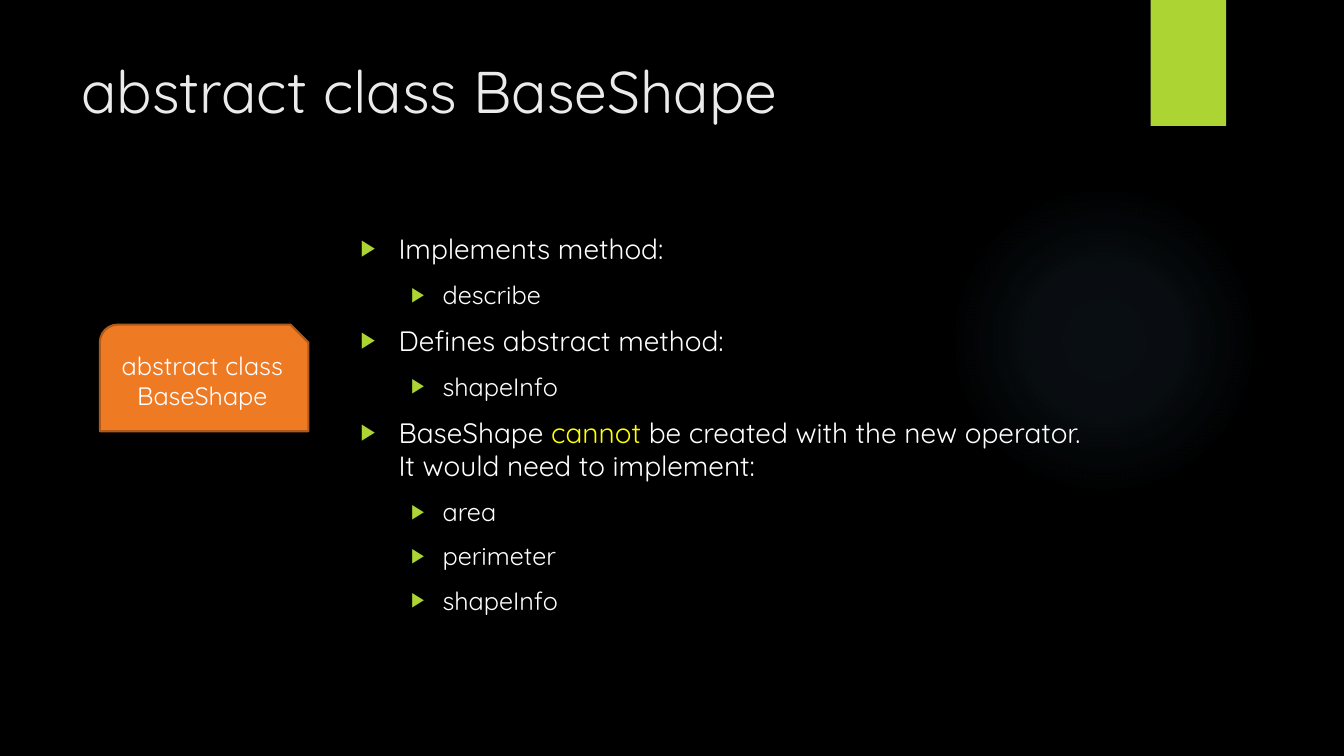
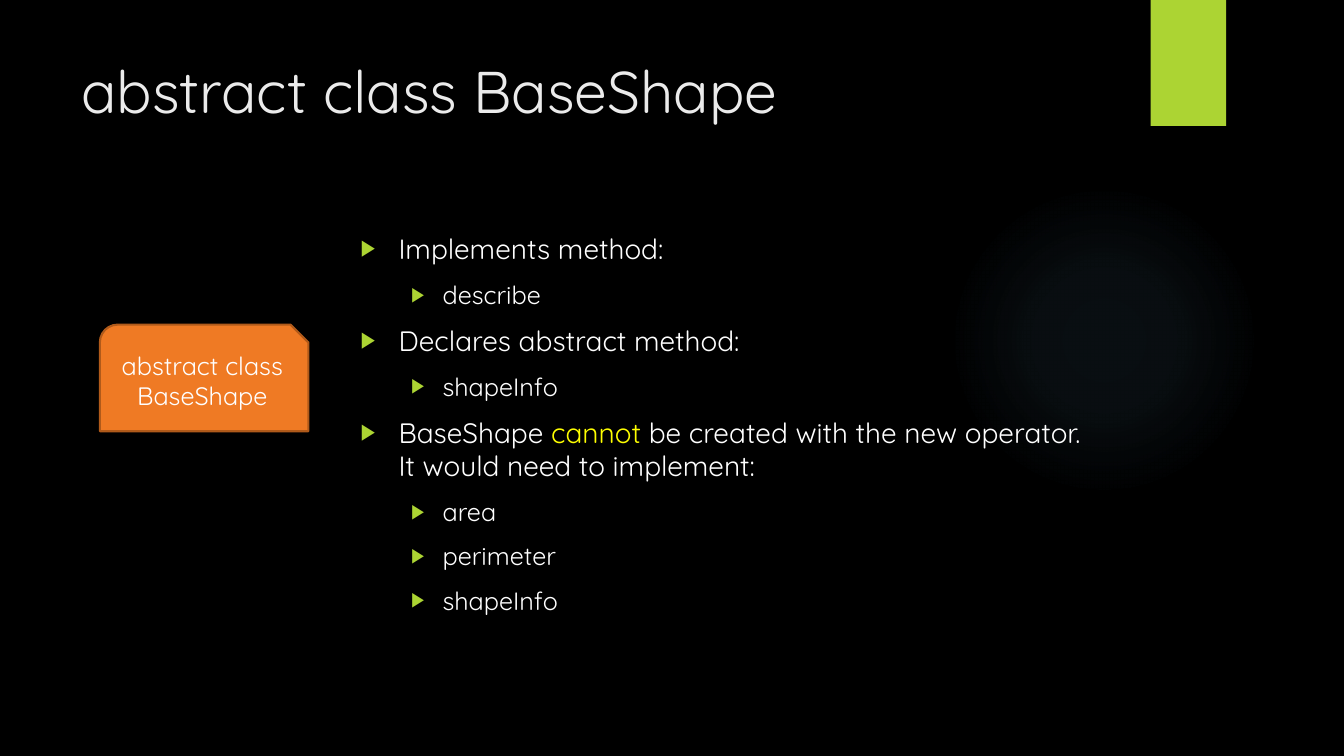
Before and after one commit to DrOldGuy/object-oriented-programming, a slide deck: slide 5 of The Shape of OOP.pptx. Drawn at 1344x756 pixels with LibreOffice and Linux fonts; fonts in the diff are those of the drawing; background and template pictures are left out. Boxes give left, top, right and bottom in pixels: in the first picture for what was removed or moved away, otherwise in the second. Text is boxed around its words. In the diff, an @@ line names an element or a change of style, - is before the commit and + after.

```diff
--- a/The Shape of OOP.pptx
+++ b/The Shape of OOP.pptx
@@ text at bbox=[399, 330, 739, 352]: text changed @@
-▶ Defines abstract method:
+▶ Declares abstract method:
```
Also in this commit, not shown: 3 other slides changed, 9 other files.
